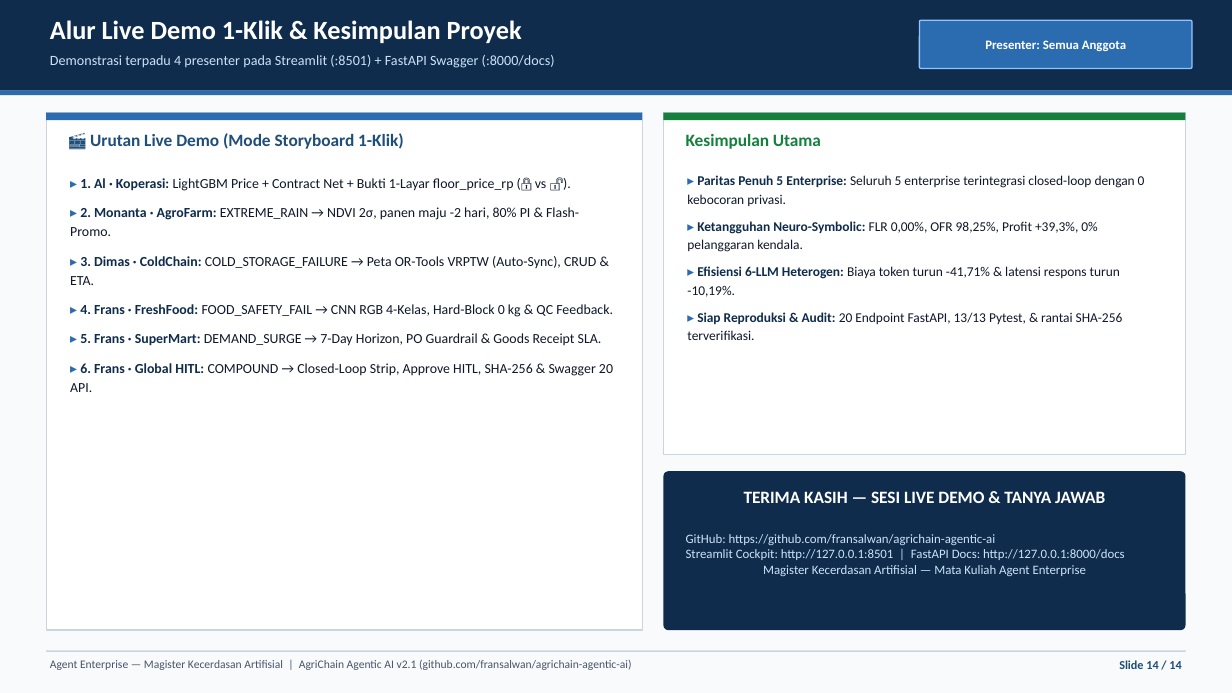
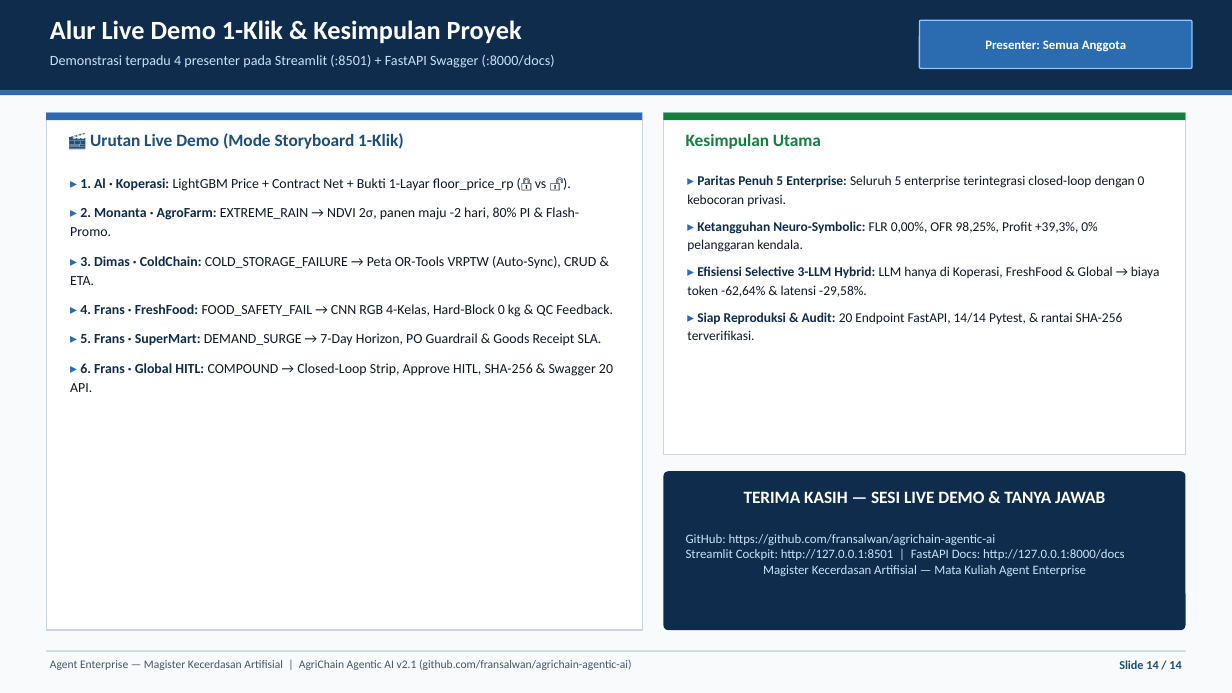
Before and after one commit to fransalwan/agrichain-agentic-ai, a slide deck: slide 14 of Presentasi_AgriChain_Agentic_AI_v2.1.pptx. Drawn at 1232x693 pixels with LibreOffice and Linux fonts; fonts in the diff are those of the drawing. Boxes give left, top, right and bottom in pixels: in the first picture for what was removed or moved away, otherwise in the second. Text is boxed around its words. In the diff, an @@ line names an element or a change of style, - is before the commit and + after.

Commit message:
feat(v2.2): implement Selective 3-LLM Hybrid (LLM only on Global/Koperasi/FreshFood, deterministic ML+Rules on AgroFarm/ColdChain/SuperMart; -62.64% cost, -29.58% latency, 14/14 tests)

```diff
--- a/Presentasi_AgriChain_Agentic_AI_v2.1.pptx
+++ b/Presentasi_AgriChain_Agentic_AI_v2.1.pptx
@@ text at box(687, 266, 1160, 340): text changed @@
-▸ Efisiensi 6-LLM Heterogen: Biaya token turun -41,71% & latensi respons turun -10,19%.
-▸ Siap Reproduksi & Audit: 20 Endpoint FastAPI, 13/13 Pytest, & rantai SHA-256 terverifikasi.
+▸ Efisiensi Selective 3-LLM Hybrid: LLM hanya di Koperasi, FreshFood & Global → biaya token -62,64% & latensi -29,58%.
+▸ Siap Reproduksi & Audit: 20 Endpoint FastAPI, 14/14 Pytest, & rantai SHA-256 terverifikasi.
```
Also in this commit, not shown: 8 other slides changed, 23 other files.
